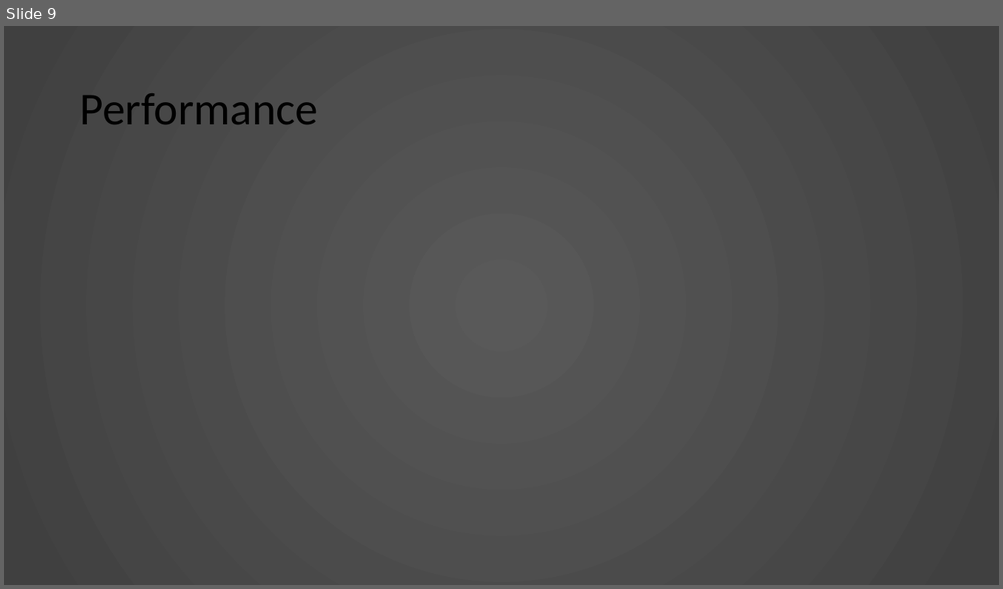
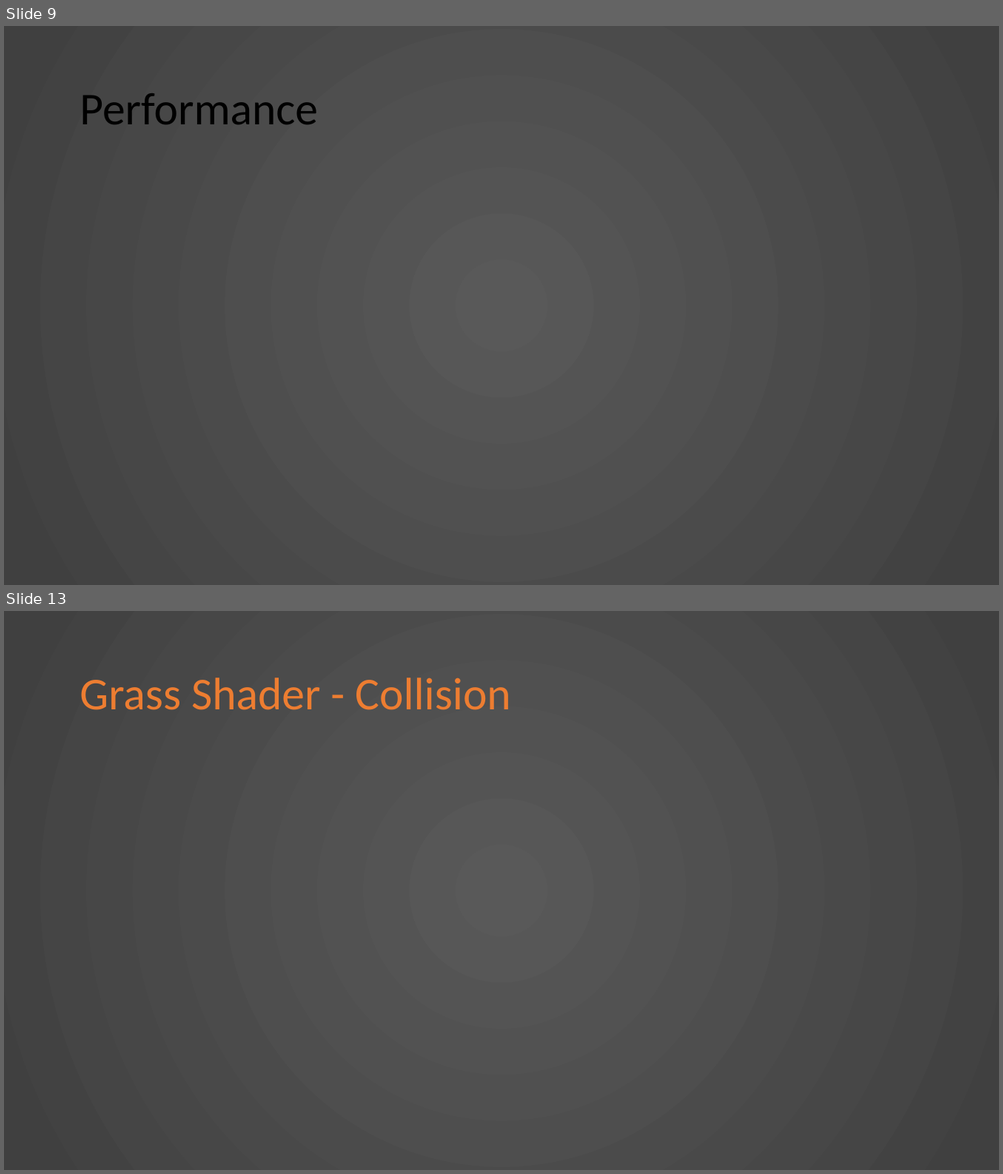
Before and after one commit to KnightTec/ShaderProject, a slide deck: Presentation.pptx. Shown one above the other, each under a label of ours: slide 9 before the commit, slides 9 and 13 after it; the slides between them are not shown. The pictures are 1003x589 and 1003x1174 pixels, drawn with LibreOffice and Linux fonts; fonts in the diff are those of the drawing. Boxes give left, top, right and bottom in pixels: in the first picture for what was removed or moved away, otherwise in the second. Text is boxed around its words. In the diff, an @@ line names an element or a change of style, - is before the commit and + after.

Commit message:
Added Grassshader Outline

```diff
--- a/Presentation.pptx
+++ b/Presentation.pptx
@@ slide 13 added at [4, 611, 999, 1170], background gradient #595959 to #404040 @@
@@ title added at [79, 678, 511, 710], 44 pt, text #ED7D31 @@
+Grass Shader - Collision
```
Also in this commit, not shown: 4 other slides added.
